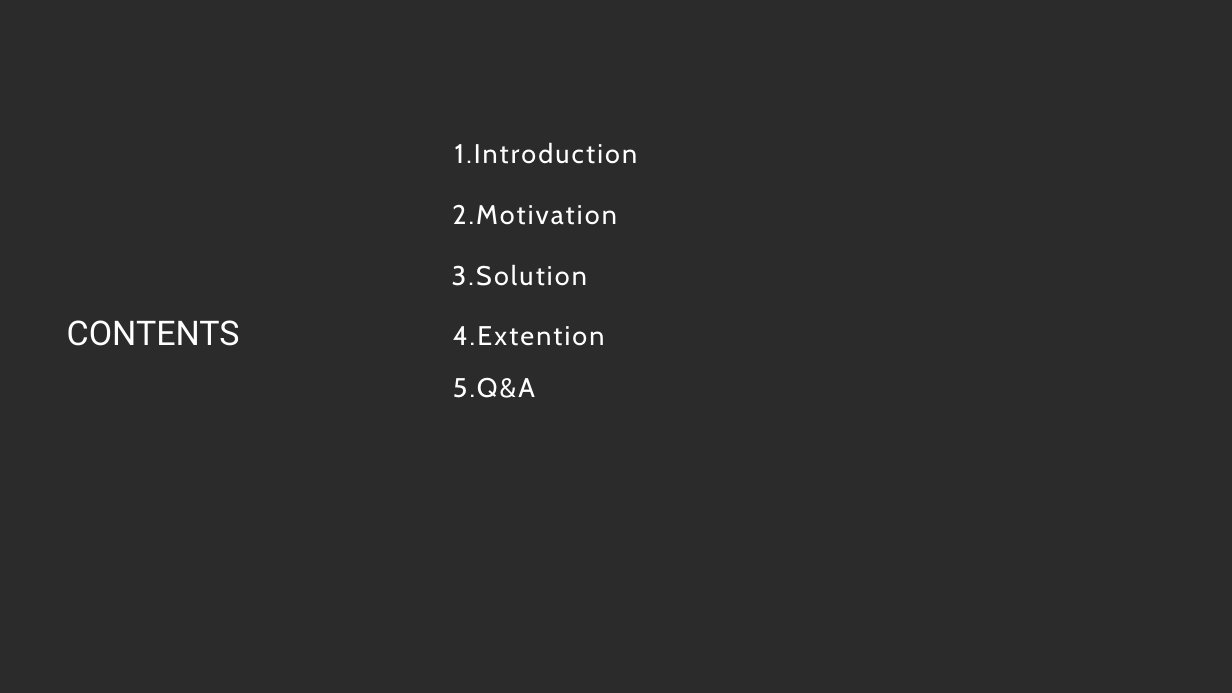
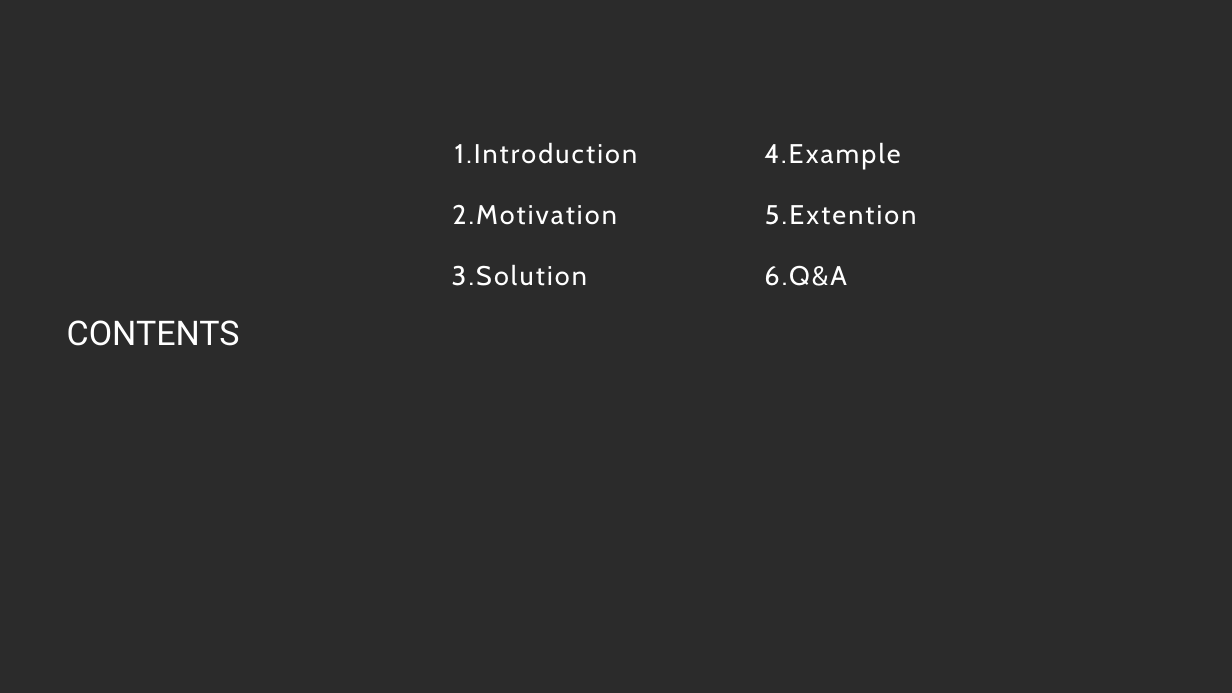
Before and after one commit to loongs-zhang/ACOCA2024-PlayWithWASM, a slide deck: slide 2 of PlayWithWASM.pptx. Drawn at 1232x693 pixels with LibreOffice and Linux fonts; fonts in the diff are those of the drawing; background and template pictures are left out; a plain dark background stands for a picture behind light text. Boxes give left, top, right and bottom in pixels: in the first picture for what was removed or moved away, otherwise in the second. Text is boxed around its words. In the diff, an @@ line names an element or a change of style, - is before the commit and + after.

```diff
--- a/PlayWithWASM.pptx
+++ b/PlayWithWASM.pptx
@@ text added at bbox=[764, 142, 900, 170], 42 pt, text #FFFFFF @@
+4.Example
@@ text added at bbox=[765, 205, 916, 225], 42 pt, text #FFFFFF @@
+5.Extention
@@ text added at bbox=[764, 265, 847, 286], 42 pt, text #FFFFFF @@
+6.Q&A
@@ text removed at bbox=[453, 326, 605, 398] @@
-4.Extention
-5.Q&A
```
Also in this commit, not shown: 8 slides added, 1 slide removed, 1 other file.
